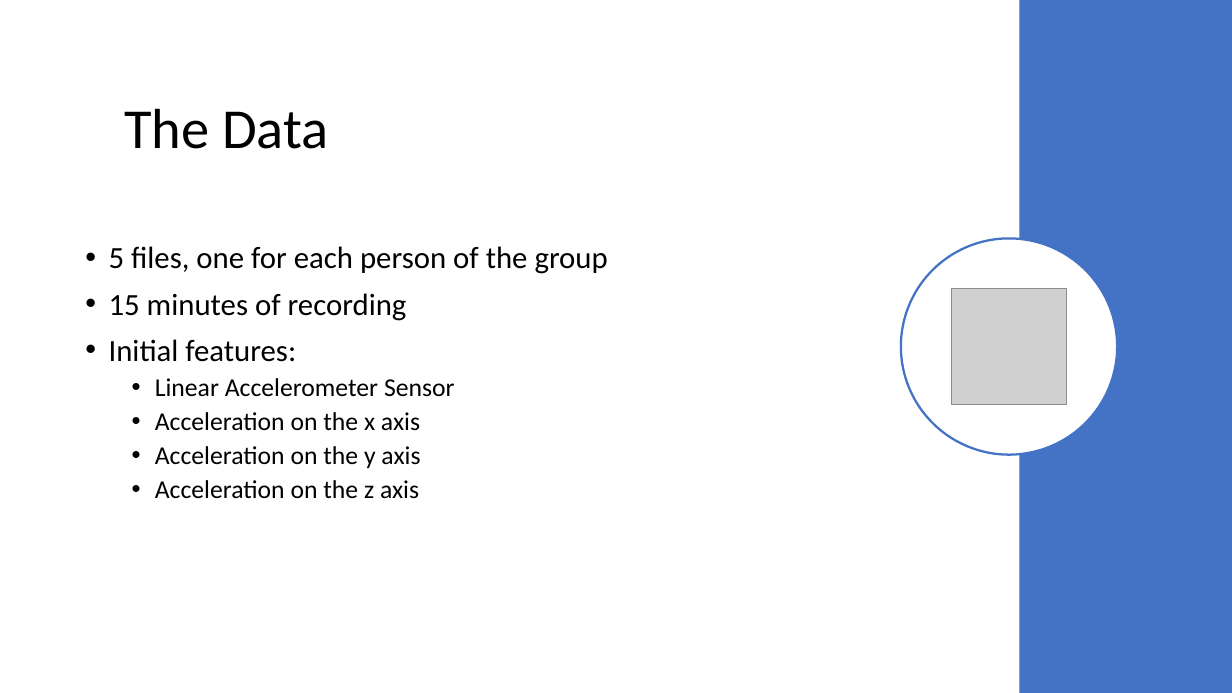
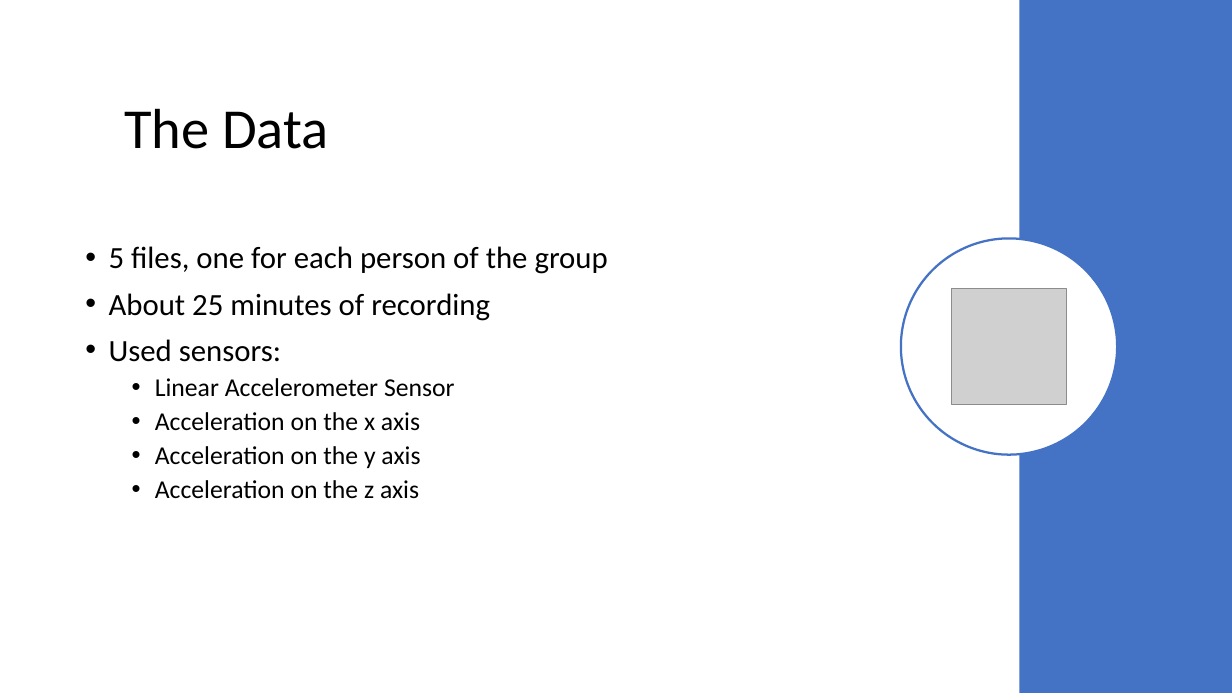
Before and after one commit to cerniello/WalkingPatternClassification_SL, a slide deck: slide 5 of Presentation Group 13.pptx. Drawn at 1232x693 pixels with LibreOffice and Linux fonts; fonts in the diff are those of the drawing; grey boxes stand for pictures. Boxes give left, top, right and bottom in pixels: in the first picture for what was removed or moved away, otherwise in the second. Text is boxed around its words. In the diff, an @@ line names an element or a change of style, - is before the commit and + after.

```diff
--- a/Presentation Group 13.pptx
+++ b/Presentation Group 13.pptx
@@ text at (109,293,490,362): text changed @@
-• 15 minutes of recording
-• Initial features:
+• About 25 minutes of recording
+• Used sensors:
```
Also in this commit, not shown: 4 other slides changed, 6 slides added, 3 slides removed.
